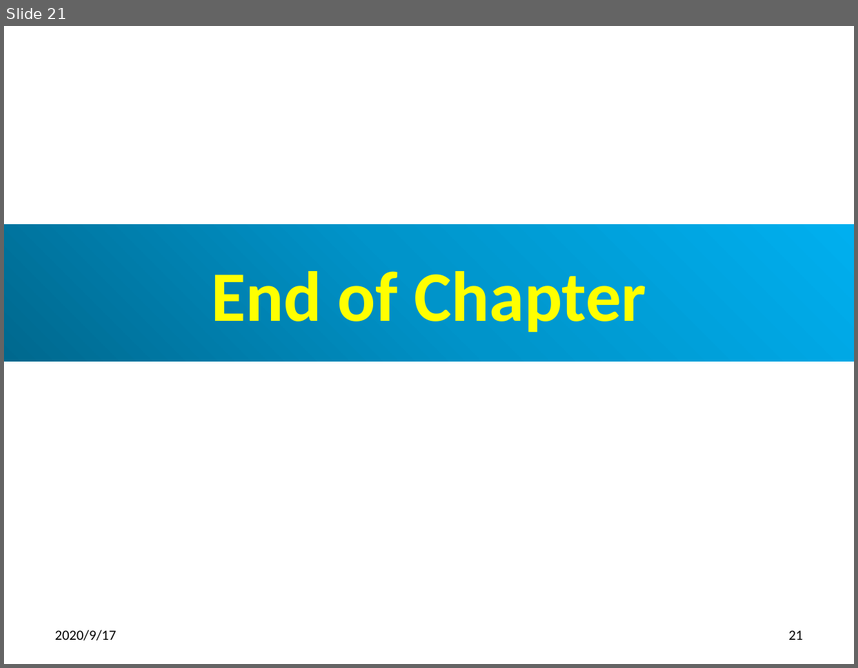
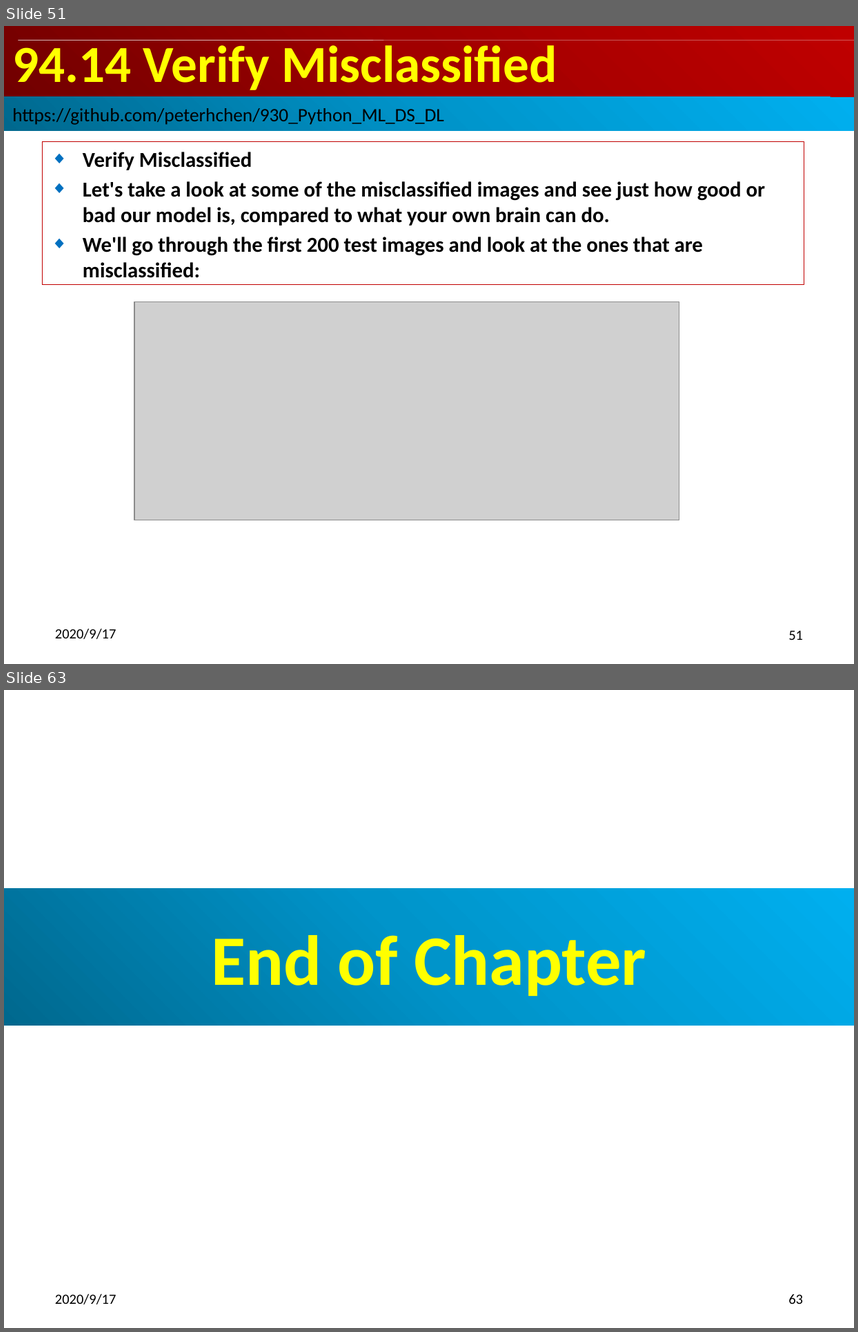
Before and after one commit to peterhchen/900_Python_ML_DS_DL, a slide deck: 094_RunTensorlfow2.0Part01Examples.pptx. Shown one above the other, each under a label of ours: slide 21 before the commit, slides 51 and 63 after it; the slides between them are not shown. The pictures are 858x668 and 858x1332 pixels, drawn with LibreOffice and Linux fonts; fonts in the diff are those of the drawing; grey boxes stand for pictures. Boxes give left, top, right and bottom in pixels: in the first picture for what was removed or moved away, otherwise in the second. Text is boxed around its words. In the diff, an @@ line names an element or a change of style, - is before the commit and + after.

```diff
--- a/094_RunTensorlfow2.0Part01Examples.pptx
+++ b/094_RunTensorlfow2.0Part01Examples.pptx
@@ slide 51 added at box(4, 26, 854, 664), background #FFFFFF @@
@@ title added at box(4, 26, 854, 97), fill gradient #720000 to #A20000 to #C00000, 44 pt, text #FFFF00, bold @@
+94.14 Verify Misclassified
@@ rectangle added at box(18, 40, 384, 40), fill #F9F9F9 @@
@@ rectangle added at box(18, 40, 854, 40), fill #F9F9F9 @@
@@ rectangle added at box(18, 40, 374, 40), fill #F9F9F9 @@
@@ rectangle added at box(4, 97, 854, 131), fill gradient #00688E to #0094CA to #00B0F0, 16 pt, text #000000 @@
+https://github.com/peterhchen/930_Python_ML_DS_DL
@@ subtitle added at box(42, 142, 804, 285), outline #C00000 0.75 pt, 18 pt, text #000000, bold @@
+◆ Verify Misclassified
+◆ Let's take a look at some of the misclassified images and see just how good or bad our model is, compared to what your own brain can do.
+◆ We'll go through the first 200 test images and look at the ones that are misclassified:
@@ picture added at box(135, 302, 680, 520) @@
@@ text added at box(55, 628, 116, 639), 12 pt, text #000000 @@
+2020/9/17
@@ page number added at box(789, 630, 803, 639), 12 pt, text #000000 @@
+51
@@ what was slide 21 is now slide 63 @@
@@ page number at box(789, 1294, 803, 1303): text changed @@
-21
+63
```
Also in this commit, not shown: 2 slides changed, 41 other slides added.
